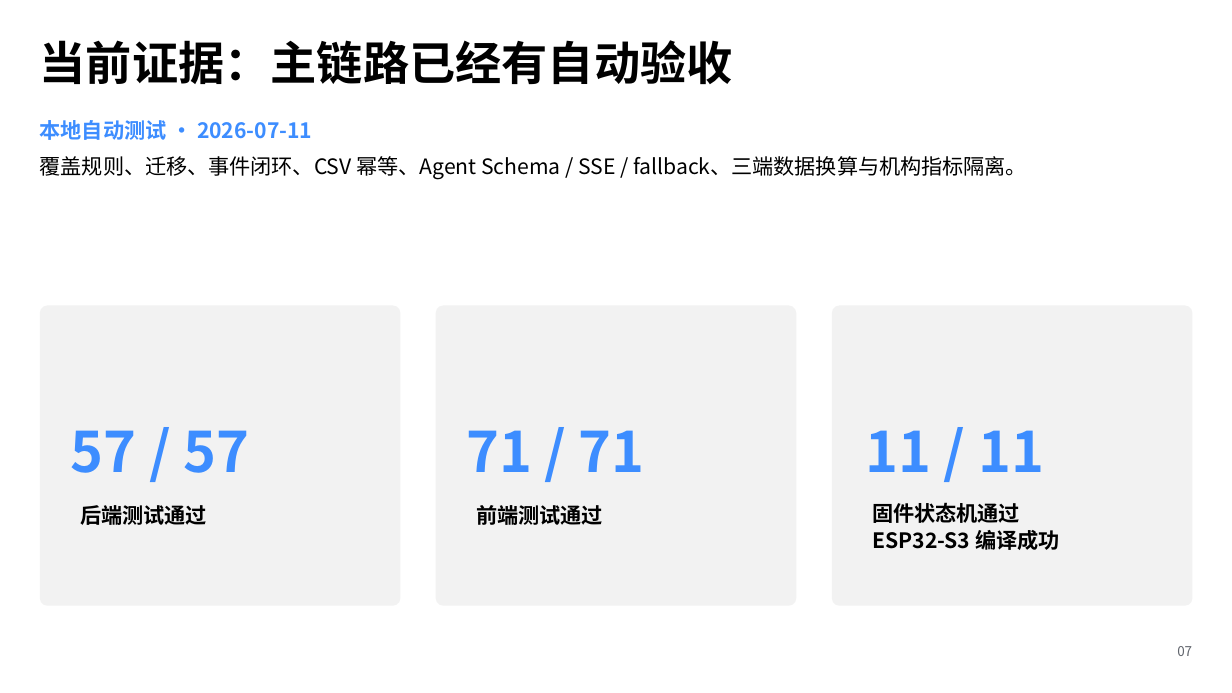
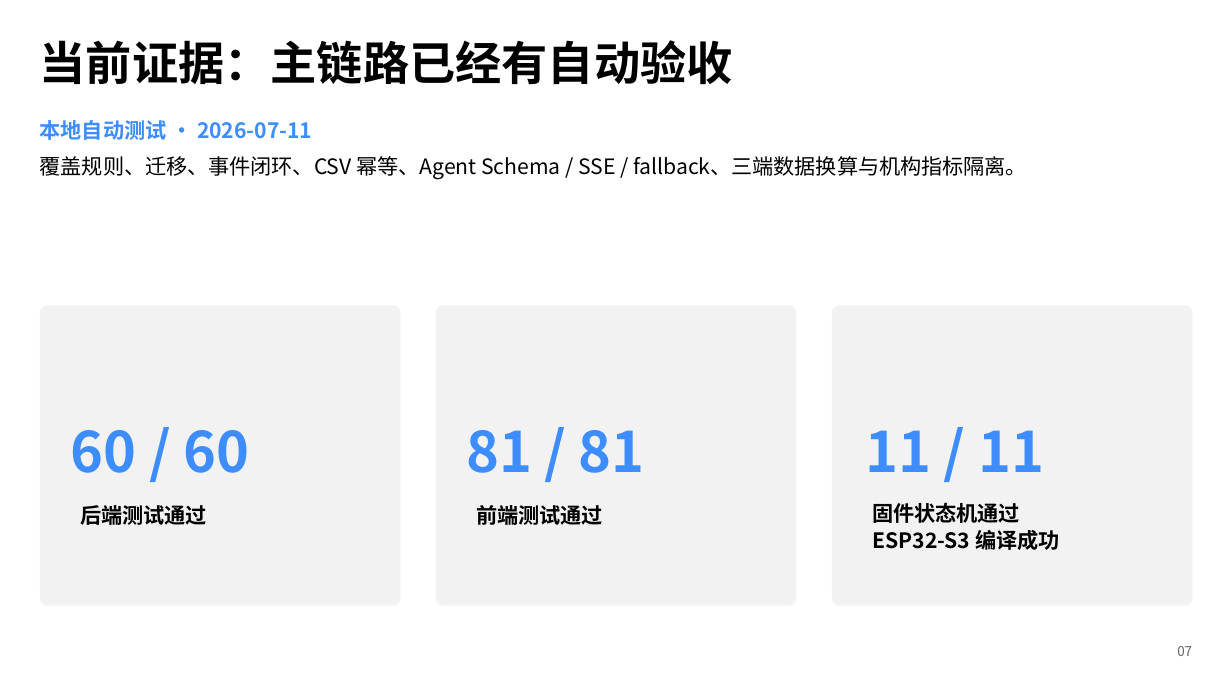
Before and after one commit to foxian-aaron/careband-agent-demo-qwenpaw, a slide deck: slide 7 of deliverables/CareBand_v0.2_pitch_deck.pptx. Drawn at 1232x693 pixels with LibreOffice and Linux fonts; fonts in the diff are those of the drawing. Boxes give left, top, right and bottom in pixels: in the first picture for what was removed or moved away, otherwise in the second. Text is boxed around its words. In the diff, an @@ line names an element or a change of style, - is before the commit and + after.

```diff
--- a/deliverables/CareBand_v0.2_pitch_deck.pptx
+++ b/deliverables/CareBand_v0.2_pitch_deck.pptx
@@ text at (71, 430, 250, 473): text changed @@
-57 / 57
+60 / 60
@@ text at (466, 430, 645, 473): text changed @@
-71 / 71
+81 / 81
```
Also in this commit, not shown: 31 other files.
